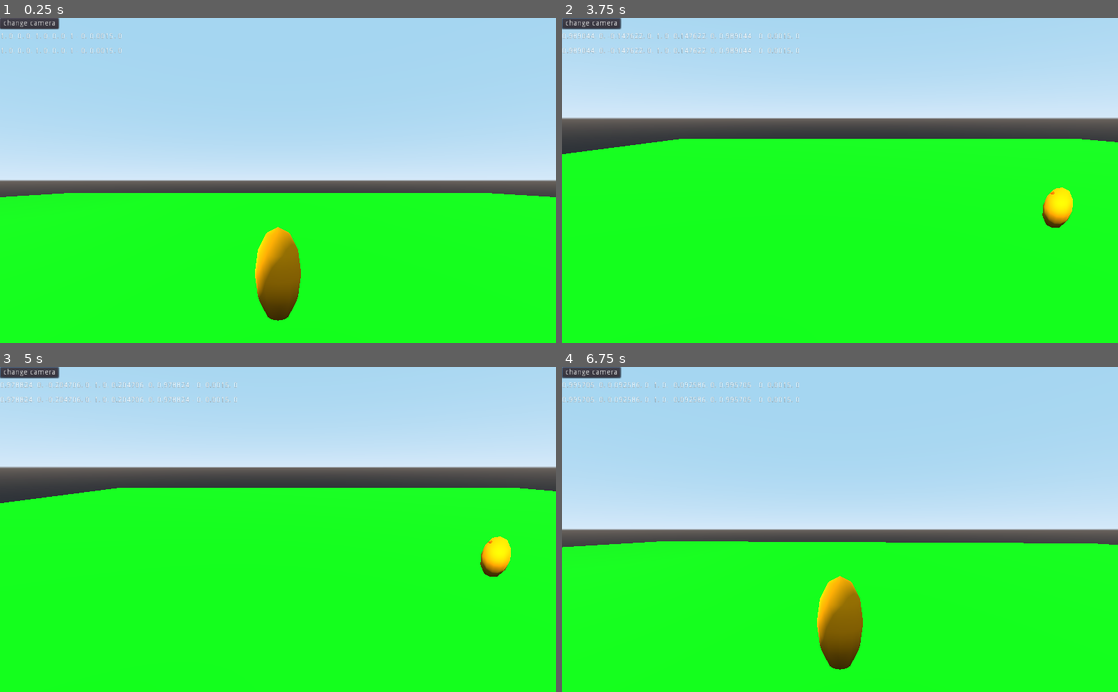
Above: before the commit, frames 1-4 (two rows, left to right).
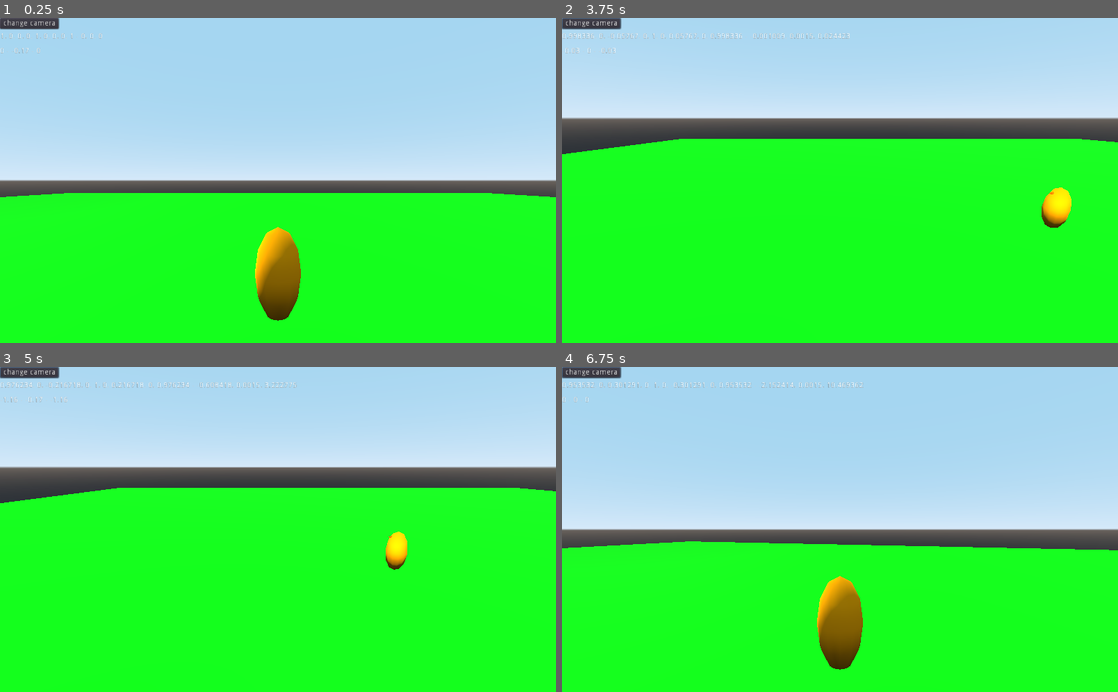
Above: after the commit, the same moments.

Repository: albesca/Test3dPlatformer
Game: Godot game, scene res://Assets/Scenes/Level.tscn
The game is run twice, just before and just after one commit, with the same random seed, the same clock (stepped at 60 frames per second) and the same inputs.
Inputs (mouse positions are in pixels of both pictures, inside the frame that each line leads up to):
- Up to frame 1 (0.25 s): no input
- Up to frame 2 (3.75 s): click "change camera" at 0.5 s; click "change camera" at 1.25 s; click "change camera" at 2 s; tap Enter at 2.75 s; move the mouse to (962, 164) at 2.77 s; click (962, 164) at 2.92 s; tap Space at 3.5 s; drag from (728, 196) to (812, 245) at 3.52 s
- Up to frame 3 (5 s): move the mouse to (333, 458) at 4.27 s; click (333, 458) at 4.42 s
- Up to frame 4 (6.75 s): drag from (812, 594) to (673, 480) at 5.02 s; move the mouse to (1006, 578) at 5.77 s; click (1006, 578) at 5.92 s; tap Enter at 6.5 s; drag from (673, 480) to (756, 448) at 6.52 s

The runs differ from the first frame. In frame 1, 0.1% of the frame differs, in the area x 0-22%, y 4-11%; in frame 2, 0.5%; in frame 3, 1.3%; in frame 4, 1.5%, in the area x 0-100%, y 4-86%.

Commit message:
basic movements done

Diff:
--- a/Assets/Scenes/Level.tscn
+++ b/Assets/Scenes/Level.tscn
@@ -10,6 +10,9 @@
 [node name="Gound" parent="." instance=ExtResource( 1 )]
 
 [node name="Player" parent="." instance=ExtResource( 3 )]
+rotating_speed = 3.0
+walking_speed = 8.0
+max_angle_to_move = 0.25
 
 [node name="Camera" type="Camera" parent="Player"]
 transform = Transform( -1, 0, -3.25841e-07, 0, 1, 0, 3.25841e-07, 0, -1, 0, 3, -5 )
--- a/Assets/Scenes/Player.tscn
+++ b/Assets/Scenes/Player.tscn
@@ -12,7 +12,6 @@
 albedo_color = Color( 1, 0.4, 0, 1 )
 
 [node name="Player" type="KinematicBody"]
-transform = Transform( 1, 0, 0, 0, 1, 0, 0, 0, 1, 0, 0, 0 )
 collision_mask = 8
 script = ExtResource( 1 )
 
--- a/Assets/Scripts/Level.gd
+++ b/Assets/Scripts/Level.gd
@@ -1,5 +1,6 @@
 extends Spatial
 
+var counter = 500
 
 func set_destination(destination_position):
 	print("destination: ", destination_position)
@@ -7,8 +8,14 @@
 
 
 func _process(_delta):
-	$Label.text = str($Player.global_transform)
-	$Label2.text = str($Player.transform)
+	if counter > 15:
+		counter = 0
+		$Label.text = str($Player.transform)
+		$Label2.text = str(round($Player.velocity.x * 100.0) / 100.0) + " - " + \
+				str(round($Player.velocity.y * 100.0) / 100.0) + " - " + \
+				str(round($Player.velocity.x * 100.0) / 100.0)
+	else:
+		counter += 1
 
 
 func switch_camera():
--- a/Assets/Scripts/Player.gd
+++ b/Assets/Scripts/Player.gd
@@ -2,7 +2,7 @@
 
 
 const HEIGHT = 2.0
-const DRAG_FACTOR = 10.0
+const DRAG_FACTOR = 100.0
 const GRAVITY_FACTOR = 10.0
 const FALL_THRESHOLD = -0.5
 const FALL_FACTOR = 4.0
@@ -11,20 +11,28 @@
 export var running_factor = 2.0
 export var jump_strenght = 10.0
 export var angle_precision = 0.05
+export var max_angle_to_move = PI / 4.0
+export var distance_precision = 1
 export var speed_precision = 0.01
 var velocity = Vector3.ZERO
 var destination = null
+var running = false
+var speed = 0
+var last_distance_to_destination = 0
+var last_angle_to_destination = 0
 
 
 func jump(_camera, event, click_position, _click_normal, _shape_idx):
 	if event is InputEventMouseButton and event.button_index == BUTTON_LEFT \
 			and event.pressed:
 		if is_on_floor():
-			destination = null
+			reset_destination()
 			velocity += get_jump_vector(click_position.y - transform.origin.y) \
 					* jump_strenght
 			print(velocity)
 		else:
+			#TODO add raycast to see if I'm actually in midair
+			#TODO add a counter since last jump to avoid double jump
 			print("I can't jump in midair!")
 
 
@@ -41,25 +49,45 @@
 
 	if destination and is_on_floor():
 		var angle_to_target = get_angle_to_target(destination)
-		if abs(angle_to_target) > angle_precision:
-			print("I should turn to ", angle_to_target)
+		if abs(angle_to_target) > angle_precision and \
+					(last_angle_to_destination == 0 or abs(angle_to_target) <= \
+					abs(last_angle_to_destination)):
 			var angle_rotation = clamp(abs(angle_to_target) * rotating_speed * \
 					delta, 0, abs(angle_to_target)) * (angle_to_target / \
 					abs(angle_to_target))
 			rotate_y(angle_rotation)
+
+		var distance_to_destination = 0
+		if destination:
+			distance_to_destination = transform.origin.distance_to(destination)
+
+		if distance_to_destination > distance_precision and \
+				(distance_to_destination < last_distance_to_destination or \
+				last_distance_to_destination == 0 or velocity == Vector3.ZERO):
+			last_distance_to_destination = distance_to_destination
+			if abs(angle_to_target) < max_angle_to_move:
+				speed = clamp(speed + walking_speed * delta, 0, walking_speed)
+				velocity = transform.basis.z * speed
+
 		else:
-			print("I'm pointing in the right way")
-			destination = null
+			if abs(angle_to_target) < angle_precision or \
+					(last_distance_to_destination < distance_to_destination \
+					and last_distance_to_destination != 0) or \
+					(last_angle_to_destination != 0 and abs(angle_to_target) > \
+					abs(last_angle_to_destination)):
+				reset_destination()
 
-		print("I should move...")
+		last_angle_to_destination = angle_to_target
 
 	if is_on_floor():
 		velocity.y = 0
 		if !destination:
-			velocity.z = clamp(velocity.z - DRAG_FACTOR * delta, 0, \
-					abs(velocity.z))
-			velocity.x = clamp(velocity.x - DRAG_FACTOR * delta, 0, \
-					abs(velocity.x))
+			if velocity.z != 0:
+				velocity.z = clamp(abs(velocity.z) - DRAG_FACTOR * delta, 0, \
+						abs(velocity.z)) * (abs(velocity.z) / velocity.z)
+			if velocity.x != 0:
+				velocity.x = clamp(abs(velocity.x) - DRAG_FACTOR * delta, 0, \
+						abs(velocity.x)) * (abs(velocity.x) / velocity.x)
 
 			if abs(velocity.z) < speed_precision:
 				velocity.z = 0
@@ -119,6 +147,13 @@
 
 
 func set_destination(new_destination):
+	reset_destination()
 	destination = new_destination
 	print(transform.origin)
 	print(destination)
+
+
+func reset_destination():
+	destination = null
+	last_distance_to_destination = 0
+	last_angle_to_destination = 0
